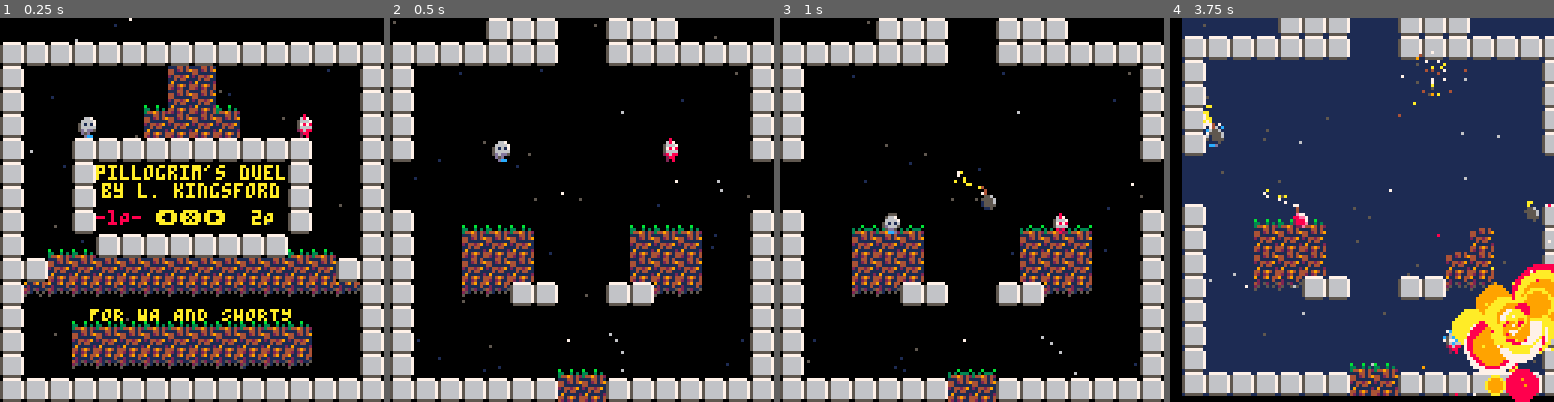
Above: before the commit, frames 1-4 (left to right).
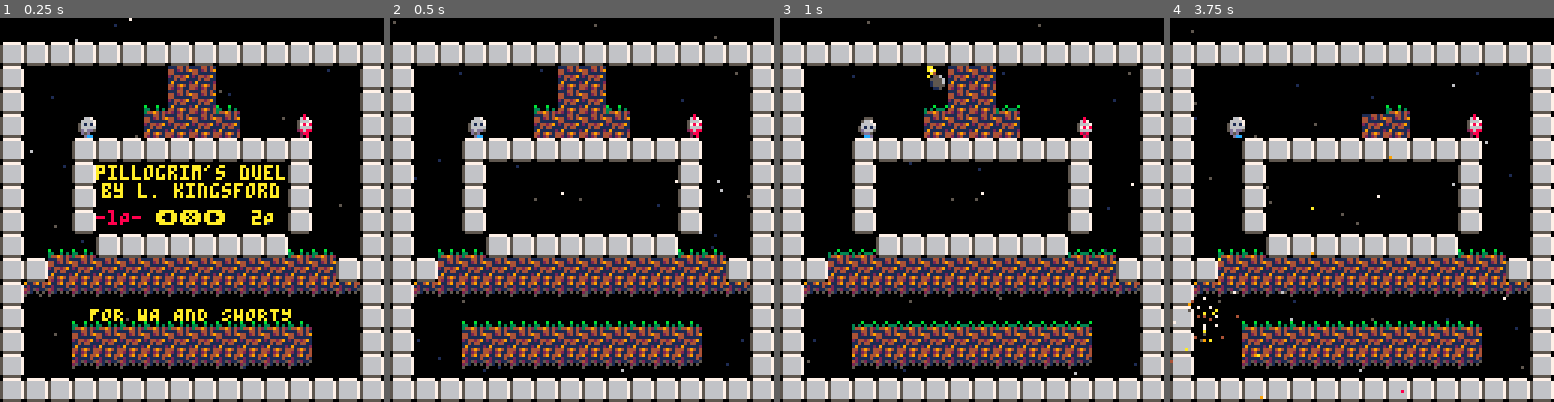
Above: after the commit, the same moments.

Repository: lkingsford/pico8-projects
Game: PICO-8 cartridge plat1.p8
Same seed, same stepped clock (60 frames per second), same inputs: the game is played once before the commit and once after it.
Inputs:
- Up to frame 1 (0.25 s): no input
- Up to frame 2 (0.5 s): tap X (X key) at 0.33 s
- Up to frame 3 (1 s): tap O (Z key) at 0.7 s
- Up to frame 4 (3.75 s): tap X (X key) at 1.07, 1.85, 2.97 s; hold Right 1.6-2.1 s; tap O (Z key) every 0.4 s from 1.7 to 3.7 s; hold Up 2.15-2.42 s; hold Right 2.47-3.03 s; hold Left 3.08-3.58 s; hold Down from 3.63 s (still down)

Frame 1 is identical in both runs. In frame 2, 31% of the frame differs, in the area x 0-100%, y 0-100%; in frame 3, 32%; in frame 4, 90%.

Commit message:
Add new map

Diff:
--- a/plat1.p8
+++ b/plat1.p8
@@ -11,7 +11,7 @@
 end
 
 function consts()
-	MAP_COUNT = 3
+	MAP_COUNT = 4
 	ITEMS = {lazgun, launcher, holy_hand_grenade}
 	FIREY_PART_COLORS = {7,8,8,9,9,9,10,10,10,10}
 end
@@ -1044,14 +1044,14 @@
 00000000000000000000000000000000000000000000000000000004997400497400499740049974000049740499997404999444999974049974004997400440
 00000000000000000000000000000000000000000000000000000049999744997404999974499997400499940499999449999744999994499997449999744974
 00000000000000000000000000000000000000000000000000000049929944999404994994499299404999940494222449929940444994499299449929744994
-00000000000000000000000000000000000000000000000000000049949940299400444994042499449999940494440049944400004994499499449949940220
-00000000000000000000000000000000000000000000000000000049949940499400049940004994049929940499974049999400049940029994049949940000
-00000000000000000000000000000000000000000000000000000049949940499400049940004974049449940499997449929740049940049974004999940000
-00000000000000000000000000000000000000000000000000000049949940499400499400044297449999940022299449949740049940499297404429940440
-00000000000000000000000000000000000000000000000000000049979940499400499440499499447999940044499449949940499200499499449949944974
-00000000000000000000000000000000000000000000000000000029999944999744999774499999002229940499999449999940499400499999449999944994
-00000000000000000000000000000000000000000000000000000002999402999942999994029992000049940499994004999400499400029992044999400220
-00000000000000000000000000000000000000000000000000000000224000222200222220002200000002200022220000222000022000002200004222000000
+00000000000000000000000000000000000000000000000000000049949940299400444994042499449999940494440049944400004994490000000049940220
+00000000000000000000000000000000000000000000000000000049949940499400049940004994049929940499974049999400049940020000000049940000
+00000000000000000000000000000000000000000000000000000049949940499400049940004974049449940499997449929740049940040000000099940000
+00000000000000000000000000000000000000000000000000000049949940499400499400044297449999940022299449949740049940490000000029940440
+00000000000000000000000000000000000000000000000000000049979940499400499440499499447999940044499449949940499200490000000049944974
+00000000000000000000000000000000000000000000000000000029999944999744999774499999002229940499999449999940499400490000000099944994
+00000000000000000000000000000000000000000000000000000002999402999942999994029992000049940499994004999400499400020000000099400220
+00000000000000000000000000000000000000000000000000000000224000222200222220002200000002200022220000222000022000000000000022000000
 
 
 
@@ -1183,34 +1183,34 @@
 
 
 __gff__
-0001010100000000030580800000000000010101000000000004000000000000000000000000000000000000000000000000000000000000000000000000000000000000000000000000000000000000000000000000000000000000000000000000000000000000000000000000000000000000000000000000000000000000
+0000010100000000030580800000000000010101000000000004000000000000000000000000000000000000000000000000000000000000000000000000000000000000000000000000000000000000000000000000000000000000000000000000000000000000000000000000000000000000000000000000000000000000
 0000000000000000000000000000000000000000000000000000000000000000000000000000000000000000000000000000000000000000000000000000000000000000000000000000000000000000000000000000000000000000000000000000000000000000000000000000000000000000000000000000000000000000
 __map__
 000000000000000000000000000000000b0b0b0b08080809090808080a0a0a0a000000000808080000080808000000000000000000000000000000000000000000000000000000000000000000000000000000000000000000000000000000000000000000000000000000000000000000000000000000000000000000000000
-0808080808080808080808080808080808080808080808090908080808080808080808080808080000080808080808080000000000000000000000000000000000000000000000000000000000000000000000000000000000000000000000000000000000000000000000000000000000000000000000000000000000000000
-0800000000004409094400000007070808000007070744090944070707070708080000440744074444074407440707080000000000000000000000000000000000000000000000000000000000000000000000000000000000000000000000000000000000000000000000000000000000000000000000000000000000000000
-0800000000000a09090a000000000008080200000a0a0a09090b0b0b00001208080000000000000000000000000000080000000000000000000000000000000000000000000000000000000000000000000000000000000000000000000000000000000000000000000000000000000000000000000000000000000000000000
-0800000200000909090900001200000808080000090909090909090900000808080000000000000000000000000000080000000000000000000000000000000000000000000000000000000000000000000000000000000000000000000000000000000000000000000000000000000000000000000000000000000000000000
+0808080808080808080808080808080808080808080808090908080808080808080808080808080000080808080808080000020000000000000000000000001200000000000000000000000000000000000000000000000000000000000000000000000000000000000000000000000000000000000000000000000000000000
+08000000000044090944000000070708080000070707440909440707070707080800004407440744440744074407070800000a0a0a0a0000000000000a0a0a0a1a000000000000000000000000000000000000000000000000000000000000000000000000000000000000000000000000000000000000000000000000000000
+0800000000000a09090a000000000008080200000a0a0a09090b0b0b00001208080000000000000000000000000000080000080909090000000000000909090800000000000000000000000000000000000000000000000000000000000000000000000000000000000000000000000000000000000000000000000000000000
+0800000200000909090900001200000808080000090909090909090900000808080000000000000000000000000000080000191919190000000000001919191900000000000000000000000000000000000000000000000000000000000000000000000000000000000000000000000000000000000000000000000000000000
 0800000808080808080808080800000808000000090909090909090900000008080000000200000000000012000000080000000000000000000000000000000000000000000000000000000000000000000000000000000000000000000000000000000000000000000000000000000000000000000000000000000000000000
-0800000801000000000000010800000808000000190909090909091900000008000000000000000000000000000000000000000000000000000000000000000000000000000000000000000000000000000000000000000000000000000000000000000000000000000000000000000000000000000000000000000000000000
-0800070801000000000000010800000808000000000909090909090000000008000000000000000000000000000000000000000000000000000000000000000000000000000000000000000000000000000000000000000000000000000000000000000000000000000000000000000000000000000000000000000000000000
-080000080100000000000001080000080800000a0a0909090909090b0b0000080800000a0a0a000000000a0a0a0000080000000000000000000000000000000000000000000000000000000000000000000000000000000000000000000000000000000000000000000000000000000000000000000000000000000000000000
-08000a0a08080808080808080a0a000808440009090908080808090909004408080000090909000000000909090000080000000000000000000000000000000000000000000000000000000000000000000000000000000000000000000000000000000000000000000000000000000000000000000000000000000000000000
-08080909090909090909090909090808080a0a090909090909090909090b0b08080000090909000000000909090000080000000000000000000000000000000000000000000000000000000000000000000000000000000000000000000000000000000000000000000000000000000000000000000000000000000000000000
-0819191919191919191919191919190808090909090909090909090909090908080000191908080000080819190000080000000000000000000000000000000000000000000000000000000000000000000000000000000000000000000000000000000000000000000000000000000000000000000000000000000000000000
-0844000a0a0a0a0a0a0a0a0a0a00440808090909090909090909090909090908080000000000000000000000000000080000000000000000000000000000000000000000000000000000000000000000000000000000000000000000000000000000000000000000000000000000000000000000000000000000000000000000
-0800000909090909090909090900000808191919191919090919191919191908080000000000000000000000000000080000000000000000000000000000000000000000000000000000000000000000000000000000000000000000000000000000000000000000000000000000000000000000000000000000000000000000
-0800001919191919191919191900000808000000000000090900000000000008080000000000000a0a000000000000080000000000000000000000000000000000000000000000000000000000000000000000000000000000000000000000000000000000000000000000000000000000000000000000000000000000000000
-0808080808080808080808080808080808080808080808090908080808080808080808080808080909080808080808080000000000000000000000000000000000000000000000000000000000000000000000000000000000000000000000000000000000000000000000000000000000000000000000000000000000000000
-…(12 lines of a section not shown)…
+0800000801000000000000010800000808000000190909090909091900000008000000000000000000000000000000000000000000000000000000000000440000000000000000000000000000000000000000000000000000000000000000000000000000000000000000000000000000000000000000000000000000000000
+0800070801000000000000010800000808000000000909090909090000000008000000000000000000000000000000000000000000000a0a0a0000000000000000000000000000000000000000000000000000000000000000000000000000000000000000000000000000000000000000000000000000000000000000000000
+080000080100000000000001080000080800000a0a0909090909090b0b0000080800000a0a0a000000000a0a0a0000080000000000000809090000000000000000000000000000000000000000000000000000000000000000000000000000000000000000000000000000000000000000000000000000000000000000000000
+08000a0a08080808080808080a0a000808440009090908080808090909004408080000090909000000000909090000080000000000001919190000000a0a0a0000000000000000000000000000000000000000000000000000000000000000000000000000000000000000000000000000000000000000000000000000000000
+08080909090909090909090909090808080a0a090909090909090909090b0b08080000090909000000000909090000080044000000004400004400000909080000000000000000000000000000000000000000000000000000000000000000000000000000000000000000000000000000000000000000000000000000000000
+081919191919191919191919191919080809090909090909090909090909090808000019190808000008081919000008000a0a0a0a000000000000001919190000000000000000000000000000000000000000000000000000000000000000000000000000000000000000000000000000000000000000000000000000000000
+0844000a0a0a0a0a0a0a0a0a0a00440808090909090909090909090909090908080000000000000000000000000000080008090909000000000000000000000000000000000000000000000000000000000000000000000000000000000000000000000000000000000000000000000000000000000000000000000000000000
+0800000909090909090909090900000808191919191919090919191919191908080000000000000000000000000000080019191900000000000000000000000000000000000000000000000000000000000000000000000000000000000000000000000000000000000000000000000000000000000000000000000000000000
+0800001919191919191919191900000808000000000000090900000000000008080000000000000a0a000000000000080a0a0a0a0a0a0a0a0a0a0a0a0a0a0a0a00000000000000000000000000000000000000000000000000000000000000000000000000000000000000000000000000000000000000000000000000000000
+0808080808080808080808080808080808080808080808090908080808080808080808080808080909080808080808080909090909090808080809090909090900000000000000000000000000000000000000000000000000000000000000000000000000000000000000000000000000000000000000000000000000000000
+…(12 lines of a section not shown)…
Not shown, changed: carts/plat1.p8.png
